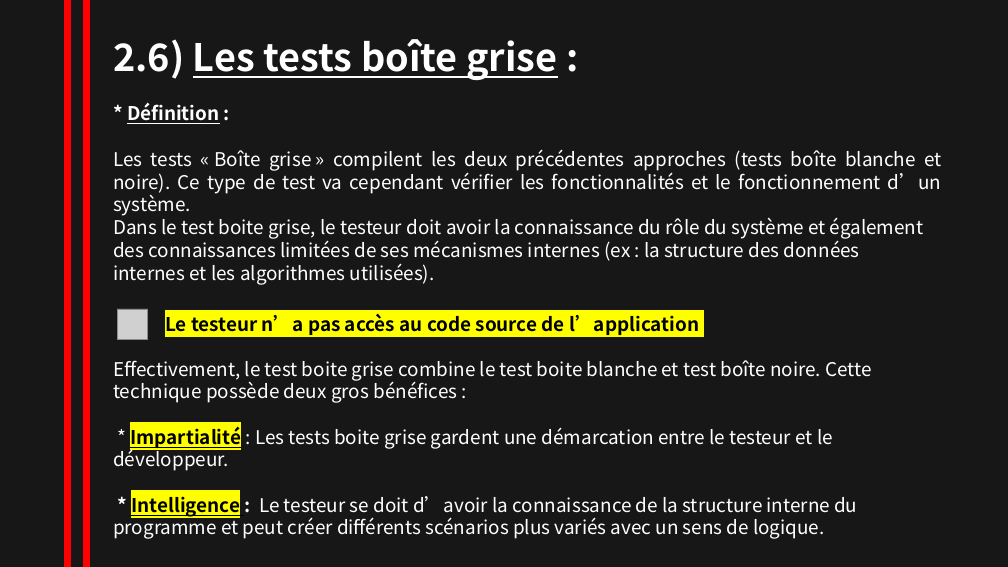
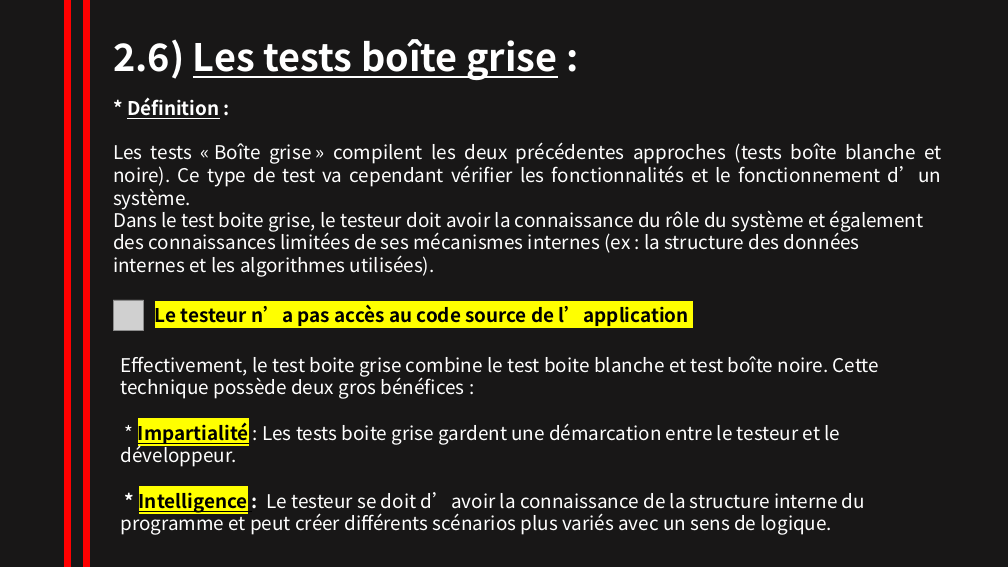
Before and after one commit to NesrineZitouni11/nesrine_zitouni, a slide deck: slide 15 of TRAVAUX/powerpointRevisionISTQB.pptx. Drawn at 1008x567 pixels with LibreOffice and Linux fonts; fonts in the diff are those of the drawing; grey boxes stand for pictures. Boxes give left, top, right and bottom in pixels: in the first picture for what was removed or moved away, otherwise in the second. Text is boxed around its words. In the diff, an @@ line names an element or a change of style, - is before the commit and + after.

Commit message:
modification diaporama

```diff
--- a/TRAVAUX/powerpointRevisionISTQB.pptx
+++ b/TRAVAUX/powerpointRevisionISTQB.pptx
@@ text "* Définition :": place and size @@
-text "* Définition :" at (127, 102, 220, 124)
+text "* Définition :" at (127, 97, 220, 119)
@@ text "Les tests « Boîte grise ...": place and size @@
-text "Les tests « Boîte grise ..." at (113, 149, 942, 194)
+text "Les tests « Boîte grise ..." at (113, 142, 942, 187)
@@ text "Dans le test boite grise, ...": place and size @@
-text "Dans le test boite grise, ..." at (113, 215, 924, 285)
+text "Dans le test boite grise, ..." at (113, 207, 924, 277)
@@ picture: place and size @@
-picture at (117, 309, 147, 340)
+picture at (113, 300, 144, 330)
@@ text "Le testeur n’a pas accès ...": place and size @@
-text "Le testeur n’a pas accès ..." at (165, 313, 699, 335)
+text "Le testeur n’a pas accès ..." at (155, 304, 689, 326)
@@ text "Effectivement, le test boite grise ...": place and size @@
-text "Effectivement, le test boite grise ..." at (113, 360, 871, 539)
+text "Effectivement, le test boite grise ..." at (121, 356, 879, 535)
```
